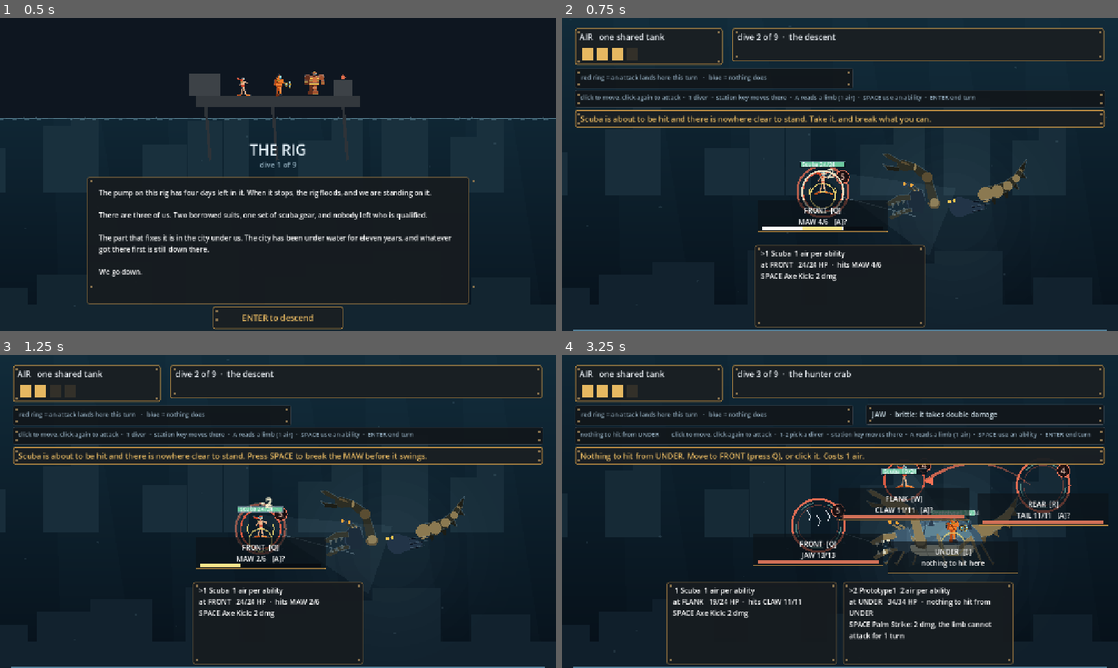
Above: before the commit, frames 1-4 (two rows, left to right).
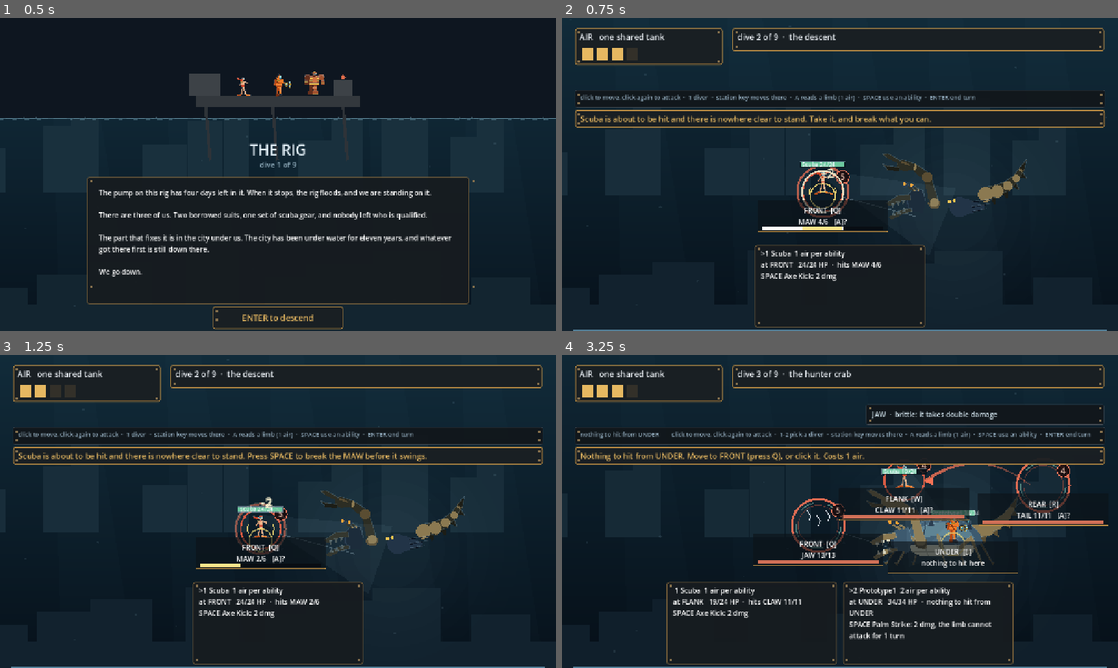
Above: after the commit, the same moments.

Repository: ImmortalDemonGod/salvage
Game: Godot game, scene res://game/main.tscn
The game is run twice, just before and just after one commit, with the same random seed, the same clock (stepped at 60 frames per second) and the same inputs.
Inputs (mouse positions are in pixels of both pictures, inside the frame that each line leads up to):
- Up to frame 1 (0.5 s): no input
- Up to frame 2 (0.75 s): tap Enter at 0.5 s; move the mouse to (962, 158) at 0.52 s; hold Right from 0.53 s (still down); tap 1 at 0.6 s; click (962, 158) at 0.67 s
- Up to frame 3 (1.25 s): keep holding Right; tap Space at 0.77 s
- Up to frame 4 (3.25 s): release Right at 1.25 s; tap Enter at 1.25 s; drag from (728, 527) to (812, 574) at 1.27 s; move the mouse to (895, 442) at 2.02 s; hold Right 2.03-2.75 s; tap 3 at 2.1 s; drag from (812, 574) to (673, 464) at 2.77 s

Frame 1 is identical in both runs. In frame 2, 2.0% of the frame differs, in the area x 2-98%, y 8-23%; in frame 3, 2.0%; in frame 4, 0.9%.

Commit message:
the legend I removed was still on screen
The earlier cull turned off the wrong occurrence: an older line three rows
down set the legend visible again every refresh, so the sentence I had
deleted kept appearing in every screenshot. It is gone for real, panel and
all -- the rings teach themselves by being watched.

The telegraph panel drops to one line tall, since it no longer carries a
paragraph. And the control strip retires after the first two fights, the
way tutorial text should: by the third fight the keys are on the stations,
the halos show where you can go, and the ring shows who is acting.

Diff:
--- a/game/main.gd
+++ b/game/main.gd
@@ -259,7 +259,7 @@
 
 	var tel := Panel.new()
 	tel.name = "telegraph_panel"
-	tel.size = Vector2(856, 76)
+	tel.size = Vector2(856, 52)
 	tel.position = Vector2(392, 24)
 	tel.add_theme_stylebox_override("panel", skin_primary())
 	_rivet(tel)
@@ -851,8 +851,6 @@
 			t.color = Color(0.42, 0.16, 0.13)
 	ui_legend.get_parent().visible = false
 	ui_goal.get_parent().visible = true
-	ui_legend.text = "red ring = an attack lands here this turn   ·   blue = nothing does"
-	ui_legend.get_parent().visible = true
 	var keys2 := ["Q", "W", "E", "R", "T"]
 	for i in range(ui_stations.size()):
 		ui_stations[i].visible = combat.station_open(i)
@@ -1028,6 +1026,7 @@
 	for i in range(5):
 		if combat.station_open(i):
 			mkeys.append(String(keys[i]))
+	ui_help.get_parent().visible = run.beat <= 2
 	ui_help.text += "click to move, click again to attack  ·  %s  ·  station key moves there  ·  A reads a limb (1 air)  ·  %s  ·  ENTER end turn" % [pick, use]
 	queue_redraw()
 
Not shown, changed: site/index.apple-touch-icon.png.import
Not shown, changed: site/index.icon.png.import
Not shown, changed: site/index.png.import
Not shown, added: site/.gitignore
